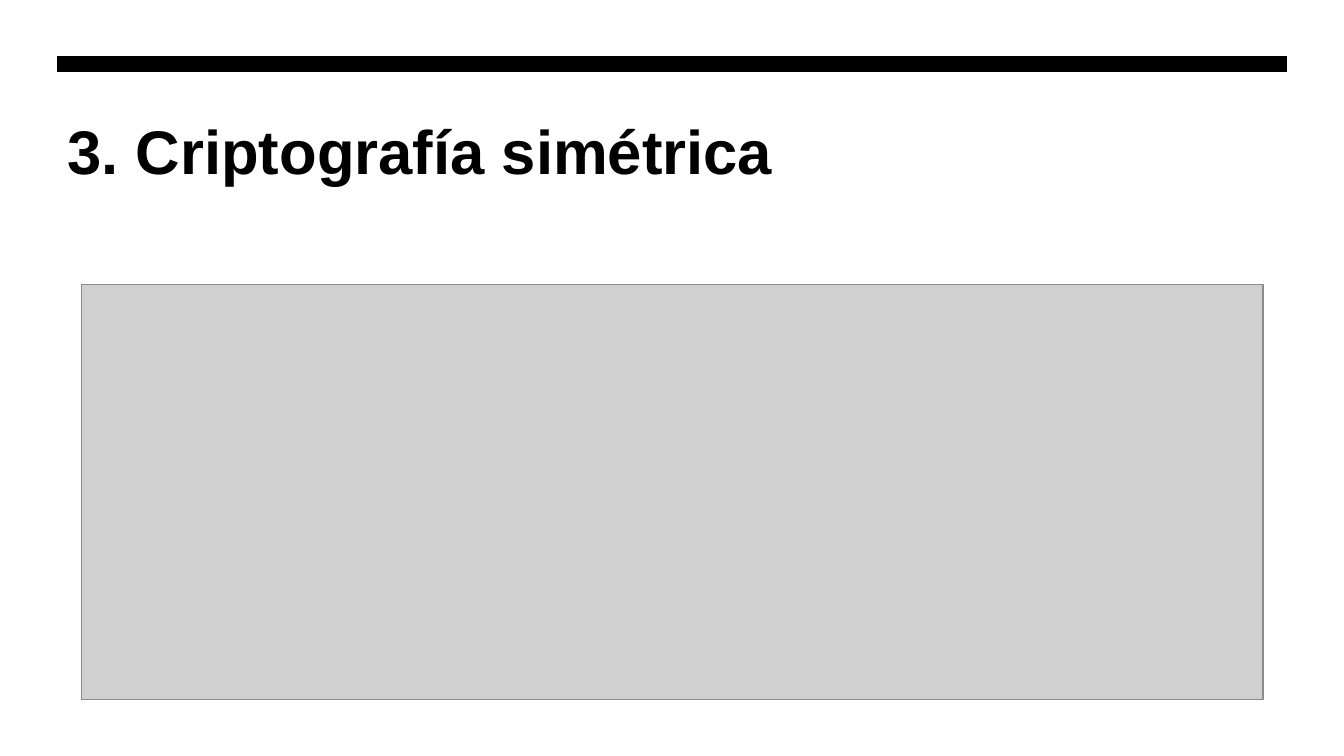
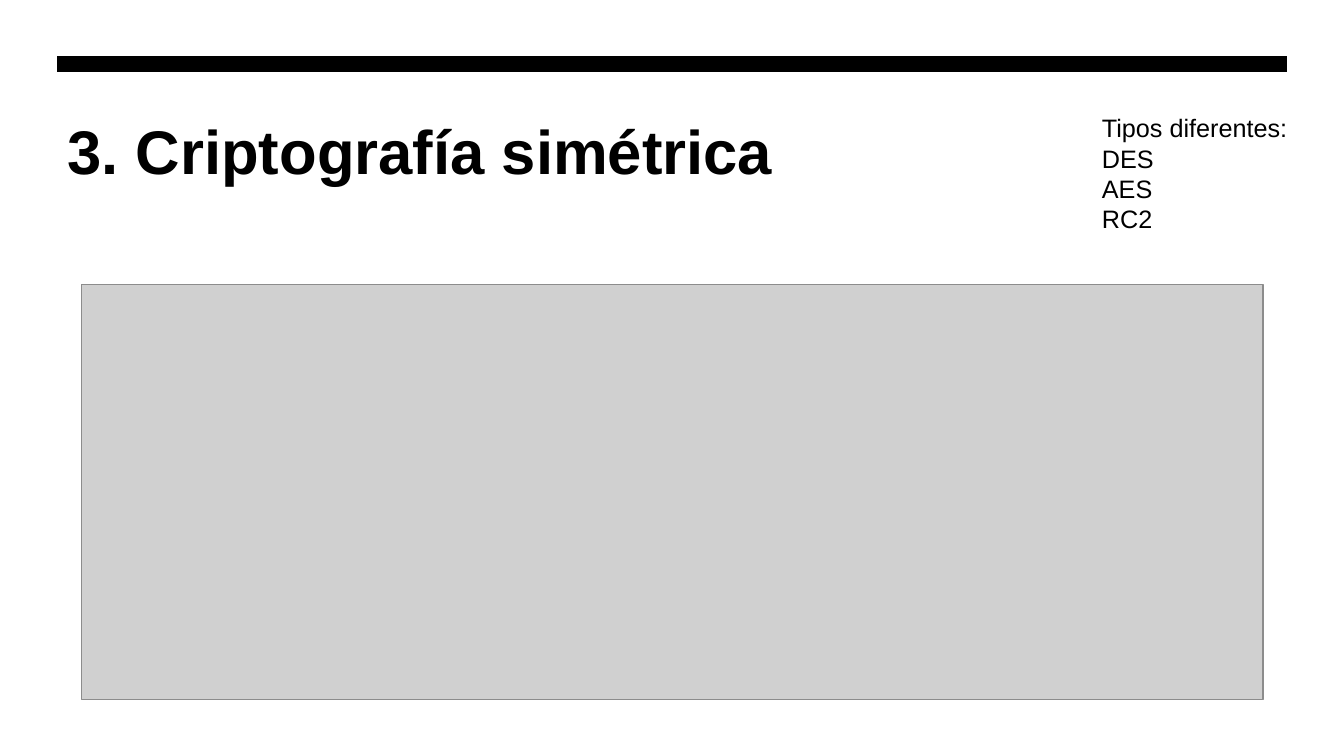
Before and after one commit to hombrefrustrado/criptografia-presentaci-n, a slide deck: slide 20 of criptografía teorica.pptx (slide 19 before the commit). Drawn at 1344x756 pixels with LibreOffice and Linux fonts; fonts in the diff are those of the drawing; grey boxes stand for pictures. Boxes give left, top, right and bottom in pixels: in the first picture for what was removed or moved away, otherwise in the second. Text is boxed around its words. In the diff, an @@ line names an element or a change of style, - is before the commit and + after.

```diff
--- a/criptografía teorica.pptx
+++ b/criptografía teorica.pptx
@@ text added at [1102,118,1288,229], 18 pt, text #000000 @@
+Tipos diferentes:
+DES
+AES
+RC2
```
Also in this commit, not shown: 10 other slides changed, 9 slides added, 3 slides removed, 3 other files.
